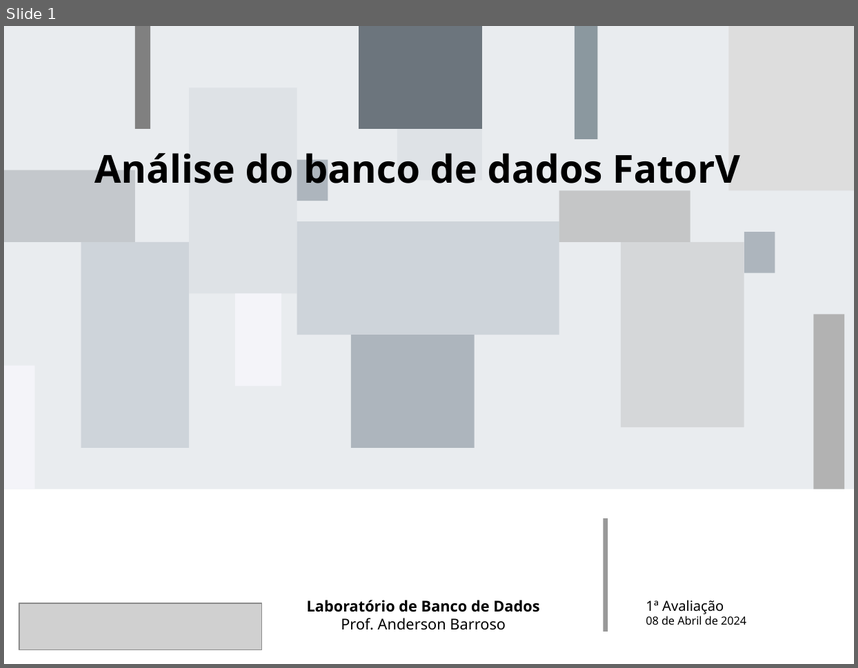
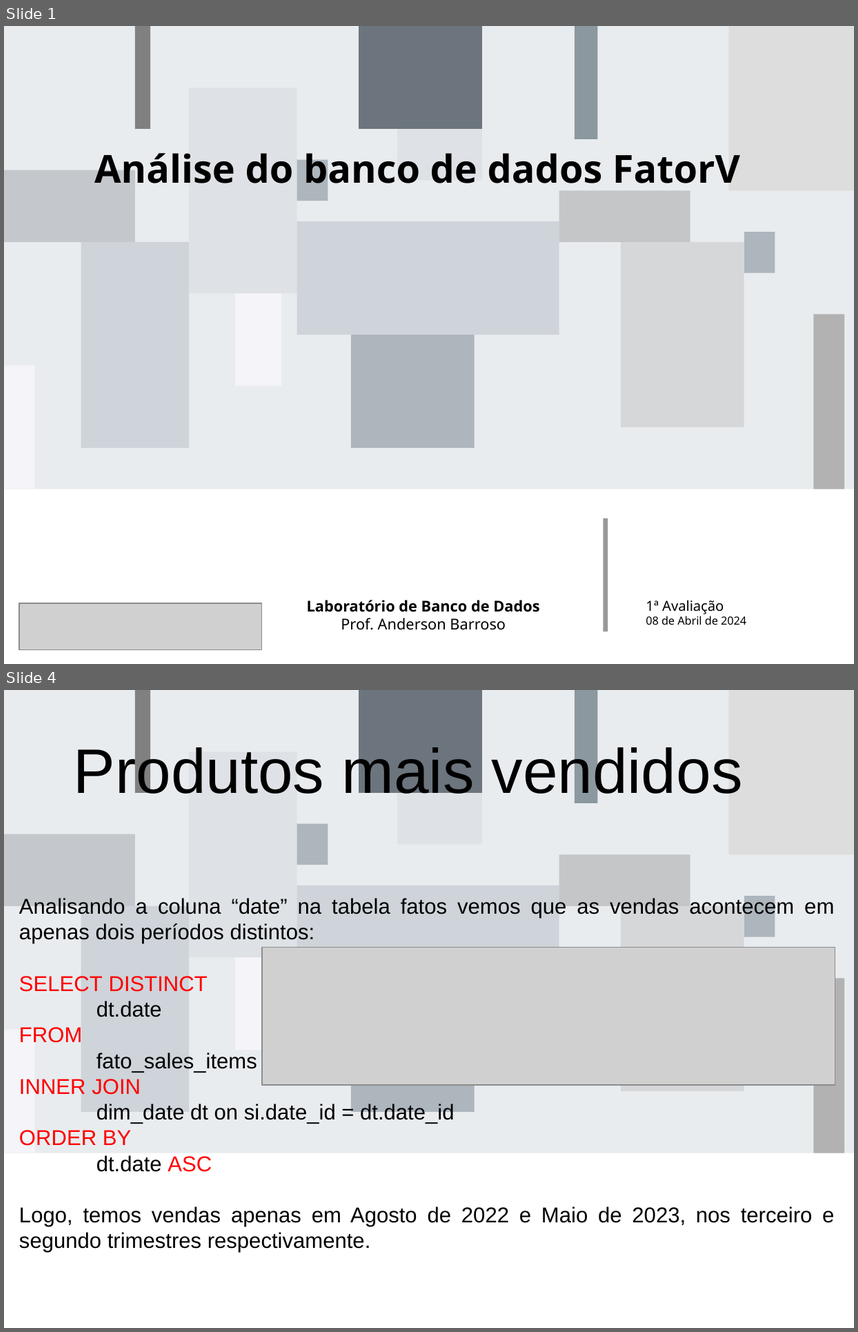
Before and after one commit to renemichelnunes/banco, a slide deck: ETL results.odp. Shown one above the other, each under a label of ours: slide 1 before the commit, slides 1 and 4 after it; the slides between them are not shown. The pictures are 858x668 and 858x1332 pixels, drawn with LibreOffice and Linux fonts; fonts in the diff are those of the drawing; grey boxes stand for pictures. Boxes give left, top, right and bottom in pixels: in the first picture for what was removed or moved away, otherwise in the second. Text is boxed around its words. In the diff, an @@ line names an element or a change of style, - is before the commit and + after.

```diff
--- a/ETL results.odp
+++ b/ETL results.odp
@@ slide 4 added at (4, 690, 854, 1328), background #FFFFFF; not listed: 18 template elements that a slide beside it also shows @@
@@ title added at (74, 743, 743, 805), 58.6 pt, text #000000 @@
+Produtos mais vendidos
@@ subtitle added at (19, 898, 834, 1252), 20 pt, text #000000 @@
+Analisando a coluna “date” na tabela fatos vemos que as vendas acontecem em apenas dois períodos distintos:
+SELECT DISTINCT
+dt.date
+FROM
+fato_sales_items si
+INNER JOIN
+dim_date dt on si.date_id = dt.date_id
+ORDER BY
+dt.date ASC
+Logo, temos vendas apenas em Agosto de 2022 e Maio de 2023, nos terceiro e segundo trimestres respectivamente.
@@ picture added at (263, 947, 836, 1085) @@
```
Also in this commit, not shown: 2 slides changed, 4 other slides added.
